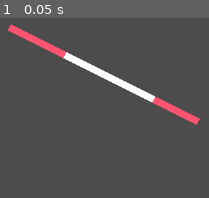
Above: before the commit, frame 1.
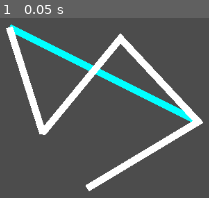
Above: after the commit, the same moment.

Repository: kit-solent/refrigerate
Game: Godot game, scene res://testing/misc.tscn
Same seed, same stepped clock (60 frames per second), same inputs: the game is played once before the commit and once after it. This scene is started directly instead of the project's main scene.
Inputs:
- Up to frame 1 (0.05 s): no input

The runs differ from the first frame. In frame 1, 13% of the frame differs, in the area x 2-98%, y 3-97%.

Commit message:
SaveBot commit at 2026-01-31 18:24:17

Diff:
--- a/core/tools.gd
+++ b/core/tools.gd
@@ -874,12 +874,10 @@
 
 	# if they are entierly seperate then the new interval is just seg1
 	if seg1_int[0] >= overlap_int[1] or seg1_int[1] <= overlap_int[0]:
-		print("case 1")
 		new_interval = seg1_int
 
 	# where the overlap interval takes the bottom of seg1
 	elif chain_lt([overlap_int[0], seg1_int[0], overlap_int[1], seg1_int[1]], false):
-		print("case 2")
 		print(seg1_int[0])
 		print(seg1_int[1])
 		print(overlap_int[0])
@@ -889,18 +887,15 @@
 
 	# where the overlap interval takes the top of seg1
 	elif chain_lt([seg1_int[0], overlap_int[0], seg1_int[1], overlap_int[1]], false):
-		print("case 3")
 		new_interval = [seg1_int[0], overlap_int[0]]
 
 	# if the overlap interval entierly contains seg1
 	elif overlap_int[0] <= seg1_int[0] and overlap_int[1] >= seg1_int[1]:
-		print("case 4")
 		return []
 
 	# if the overlap interval takes the middle out of seg1. This is a strict inequality
 	# because all non-strict cases should have already been covered.
 	elif chain_lt([seg1_int[0], overlap_int[0], overlap_int[1], seg1_int[1]]):
-		print("taking out the middle")
 		new_interval = [seg1_int[0], overlap_int[0]]
 		new_interval_2 = [overlap_int[1], seg1_int[1]]
 
@@ -928,36 +923,75 @@
 		])
 		return [new_seg, new_seg_2]
 
-func merge_lines(lines:Array[PackedVector2Array]):
+func merge_lines(lines:Array[PackedVector2Array]) -> Array[PackedVector2Array]:
 	"""
 	Merges the lines in the array such that lines with shared endpoints or overlapping sections
 	are merged and lines entierly within other lines are removed. This starts by splitting each
 	line into its segments so lines that internally overlap will also be simplified.
 	"""
 	# split the lines into segments.
-	lines = segment_lines(lines)
-
-	# remove 0 length segments
-	var temp = []
-	for line in lines:
-		if line[0]==line[1]:
+	lines = segment_lines(lines).duplicate()
+
+	var new_lines:Array[PackedVector2Array] = []
+	while len(lines): # while we have at least one line left
+		var line = lines.pop_back() # faster than pop_front because indices don't have to be updated
+		print("doing line: "+str(line))
+		# remove 0 length segments by not adding them to the new_lines array
+		if line[0] == line[1]:
 			continue
-		else:
-			temp.append(line)
-	lines = temp
-
-	var new_lines:Array[PackedVector2Array] = []
-	for line in lines:
+
+		print("Line pt 1: "+str(line))
+
+		# used to carry the continue statment through two nested loops
+		var cont:bool = false
+
+		# remove/trim overlapping segments
+		for new_line_segment in segment_lines(new_lines):
+			var clip = clip_segments(line, new_line_segment)
+
+			# if all of the line got clipped then continue
+			if len(clip)==0:
+				cont = true
+				break
+
+			# if we get two resultant segments then keep working
+			# with one of them and just do the other one next.
+			if len(clip) == 2:
+				lines.append(clip[1])
+
+			line = clip[0]
+		if cont:
+			continue
+		cont = false
+
+		print("Line pt 2: "+str(line))
+
+		# join segments with shared endpoints
 		for new_line in new_lines:
-			# check for overlap before checking shared endpoints
-			var overlap = get_segment_overlap(line, new_line)
-
-			if len(overlap): # if there is any overlap at all
-				if overlap == line: # if whole line overlaps then remove it as it is redundant
-					continue
-				else: # otherwise remove the overlapping section from
-					pass # TODO
-#
+			if new_line[0] == line[0]:
+				new_line.insert(0, line[1])
+				cont = true
+				break
+			elif new_line[0] == line[1]:
+				new_line.insert(0, line[0])
+				cont = true
+				break
+			elif new_line[1] == line[0]:
+				new_line.append(line[1])
+				cont = true
+				break
+			elif new_line[1] == line[1]:
+				new_line.append(line[0])
+				cont = true
+				break
+		if cont:
+			continue
+
+		print("Line pt 3: "+str(line))
+		new_lines.append(line)
+	print("returning new lines: "+str(new_lines))
+	return new_lines
+
 #func find_connected_edges(polygons:Array[PackedVector2Array]) -> Array[Array]:
 	#"""
 	#For each polygon in the array return a list containing each continuous line (PackedVector2Array) on that polygon
--- a/project.godot
+++ b/project.godot
@@ -8,11 +8,15 @@
 
 config_version=5
 
+[animation]
+
+compatibility/default_parent_skeleton_in_mesh_instance_3d=true
+
 [application]
 
 config/name="Refrigerate"
 run/main_scene="res://core/ingame.tscn"
-config/features=PackedStringArray("4.5", "Forward Plus")
+config/features=PackedStringArray("4.6", "Forward Plus")
 boot_splash/bg_color=Color(0, 0, 0, 1)
 config/icon="res://assets/icon.svg"
 
--- a/testing/misc.gd
+++ b/testing/misc.gd
@@ -1,14 +1,13 @@
 extends Node2D
 
 func _ready():
-	var clip = Core.tools.clip_segments(
-		PackedVector2Array([$line_2d.points[0], $line_2d.points[1]]),
-		PackedVector2Array([$line_2d2.points[0], $line_2d2.points[1]])
-	)
-	print(clip)
+	var lines:Array[PackedVector2Array] = []
+	for child in $node_2d.get_children():
+		lines.append(child.points)
 
-	$line_2d3.points = clip[0]
-	$line_2d3.show()
-	if len(clip) == 2:
-		$line_2d4.points = clip[1]
-		$line_2d4.show()
+	var new_lines = Core.tools.merge_lines(lines)
+	print(new_lines)
+	for n in new_lines:
+		var new = Line2D.new()
+		new.points = n
+		$trala.add_child(new)
--- a/testing/misc.tscn
+++ b/testing/misc.tscn
@@ -1,23 +1,18 @@
-[gd_scene load_steps=2 format=3 uid="uid://cro7v0jnxb4g7"]
+[gd_scene format=3 uid="uid://cro7v0jnxb4g7"]
 
 [ext_resource type="Script" uid="uid://d02qxnuk6ltgi" path="res://testing/misc.gd" id="1_yh37i"]
 
-[node name="misc" type="Node2D"]
+[node name="misc" type="Node2D" unique_id=667484584]
 script = ExtResource("1_yh37i")
 
-[node name="line_2d" type="Line2D" parent="."]
+[node name="node_2d" type="Node2D" parent="." unique_id=1477226514]
+
+[node name="line_2d" type="Line2D" parent="node_2d" unique_id=1833563389]
 points = PackedVector2Array(48, 120, 320, 256)
 default_color = Color(0, 1, 1, 1)
 
-[node name="line_2d2" type="Line2D" parent="."]
-points = PackedVector2Array(128, 160, 256, 224)
+[node name="line_2d2" type="Line2D" parent="node_2d" unique_id=108063606]
+points = PackedVector2Array(160, 352, 320, 256, 208, 136, 96, 272)
+default_color = Color(0, 1, 1, 1)
 
-[node name="line_2d3" type="Line2D" parent="."]
-visible = false
-points = PackedVector2Array(154, 150, 329, 128)
-default_color = Color(1, 0.33333334, 0.44705883, 1)
-
-[node name="line_2d4" type="Line2D" parent="."]
-visible = false
-points = PackedVector2Array(224, 234, 351, 26)
-default_color = Color(1, 0.33333334, 0.44705883, 1)
+[node name="trala" type="Node2D" parent="." unique_id=974464486]
Not shown: 1 places in assets/platformer.tres that only renumber resources
Not shown: 1 places in assets/topdown.tres that only renumber resources
Not shown: 1 places in core/resources/point_light_gradiet_texture.tres that only renumber resources
Not shown: 1 places in core/resources/theme.tres that only renumber resources
Not shown: 1 places in core/resources/tileset.tres that only renumber resources
Not shown: 1 places in features/explosion/explosion_particle_process_material.tres that only renumber resources
Not shown: 1 places in features/explosion/explosion_spriteframes.tres that only renumber resources
